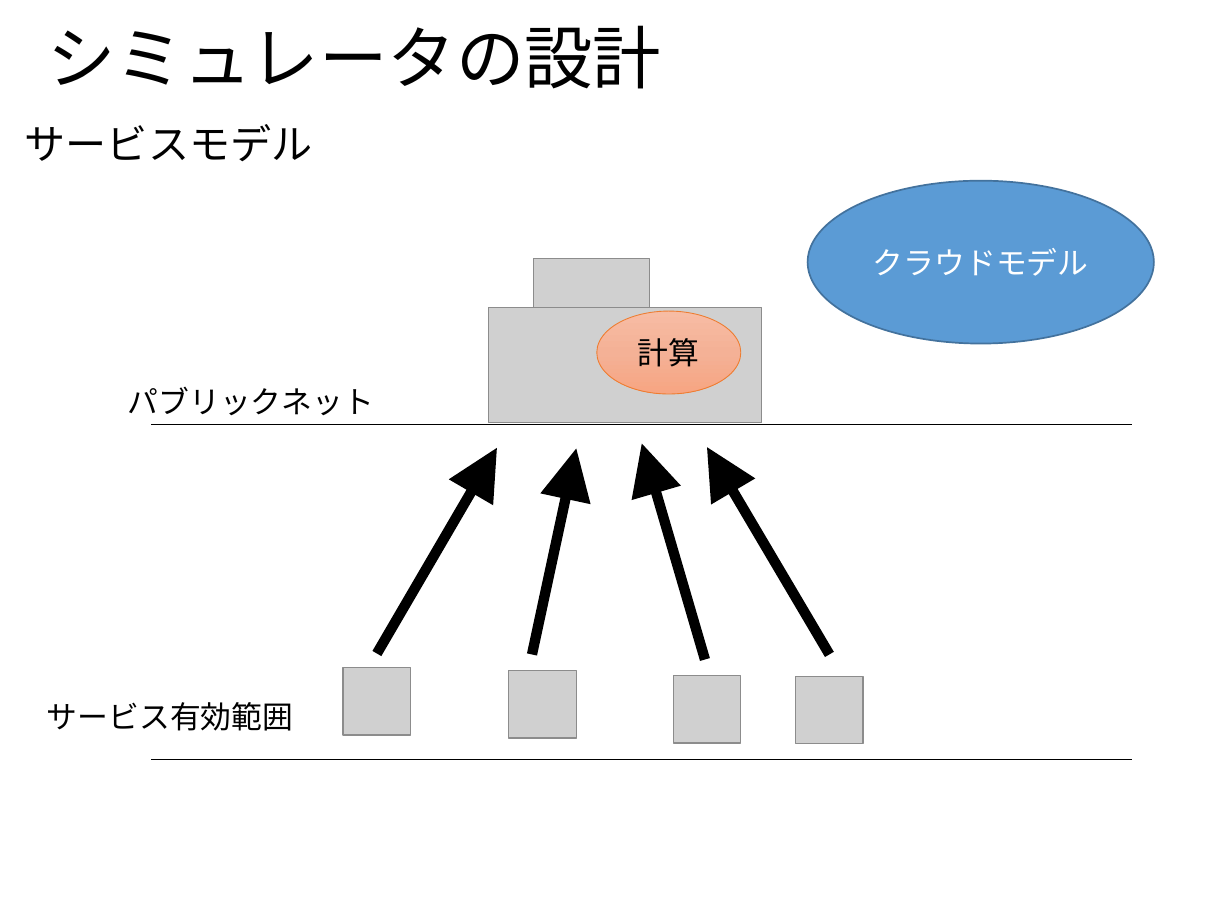
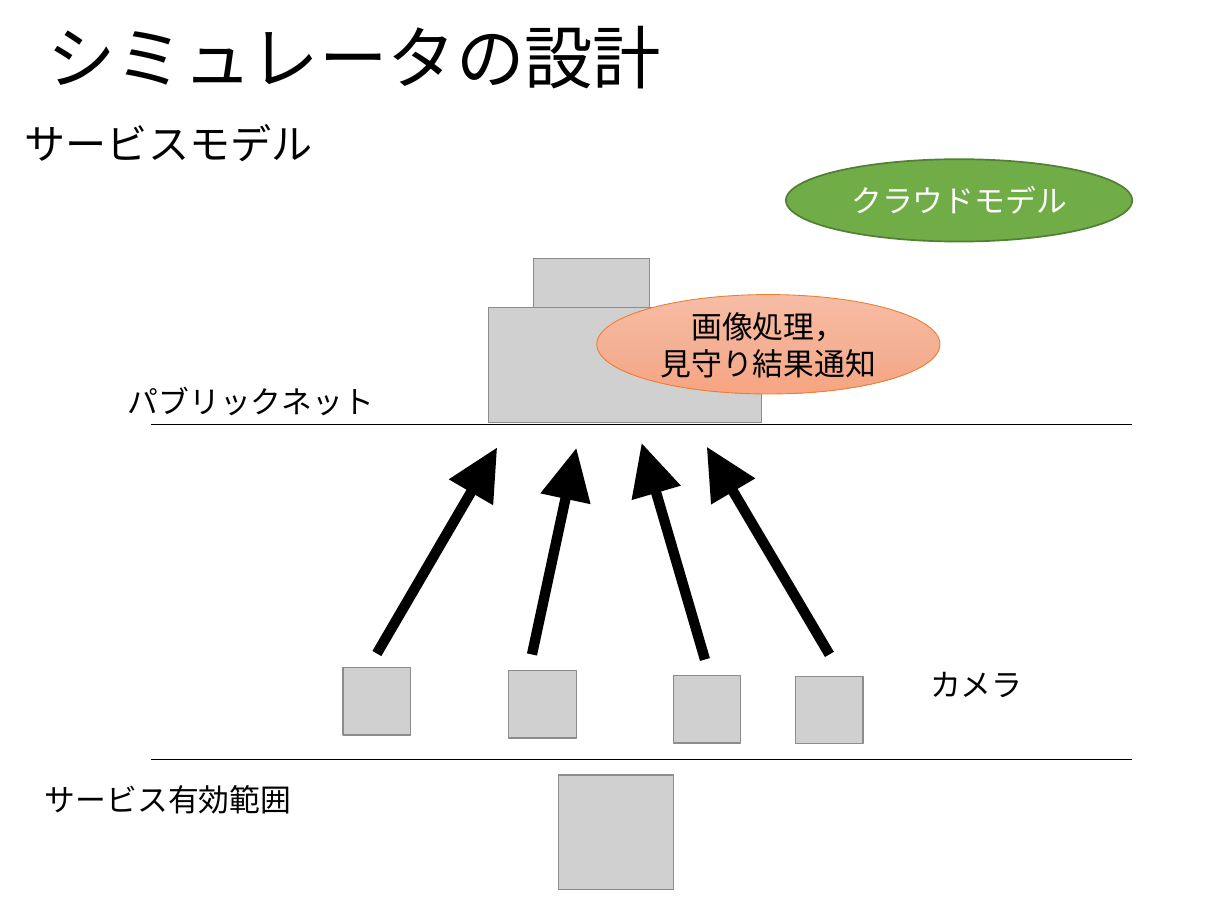
Before and after one commit to ao-megane/LplcOpenDataConverter, a slide deck: slide 21 of LplcOpenDataConverter/LplcOpenDataConverter/プレゼン/多地点カメラを用いた見守りサービスにおける第三者のプライバシデータ流出比の定量評価.pptx (slide 8 before the commit). Drawn at 1232x924 pixels with LibreOffice and Linux fonts; fonts in the diff are those of the drawing; grey boxes stand for pictures; background and template pictures are left out. Boxes give left, top, right and bottom in pixels: in the first picture for what was removed or moved away, otherwise in the second. Text is boxed around its words. In the diff, an @@ line names an element or a change of style, - is before the commit and + after.

```diff
--- a/LplcOpenDataConverter/LplcOpenDataConverter/プレゼン/多地点カメラを用いた見守りサービスにおける第三者のプライバシデータ流出比の定量評価.pptx
+++ b/LplcOpenDataConverter/LplcOpenDataConverter/プレゼン/多地点カメラを用いた見守りサービスにおける第三者のプライバシデータ流出比の定量評価.pptx
@@ ellipse "クラウドモデル": place and size @@
-ellipse "クラウドモデル" at [808,181,1154,344]
+ellipse "クラウドモデル" at [786,159,1132,241]
@@ ellipse "クラウドモデル" at [786,159,1132,241]: fill #5B9BD5 to #70AD47; outline #43739E 1 pt to #538035 1 pt @@
@@ ellipse "画像処理， 見守り結果通知": place and size @@
-ellipse "画像処理， 見守り結果通知" at [596,312,740,394]
+ellipse "画像処理， 見守り結果通知" at [596,294,940,394]
@@ text in ellipse at [661,312,877,383]: text changed @@
-計算
+画像処理，
+見守り結果通知
@@ text added at [930,671,1022,697], 18 pt, text #000000 @@
+カメラ
@@ text "サービス有効範囲": place and size @@
-text "サービス有効範囲" at [47,702,293,731]
+text "サービス有効範囲" at [45,785,291,814]
@@ picture added at [558,775,673,890] @@
```
Also in this commit, not shown: 18 other slides changed, 14 slides added, 2 other files.
